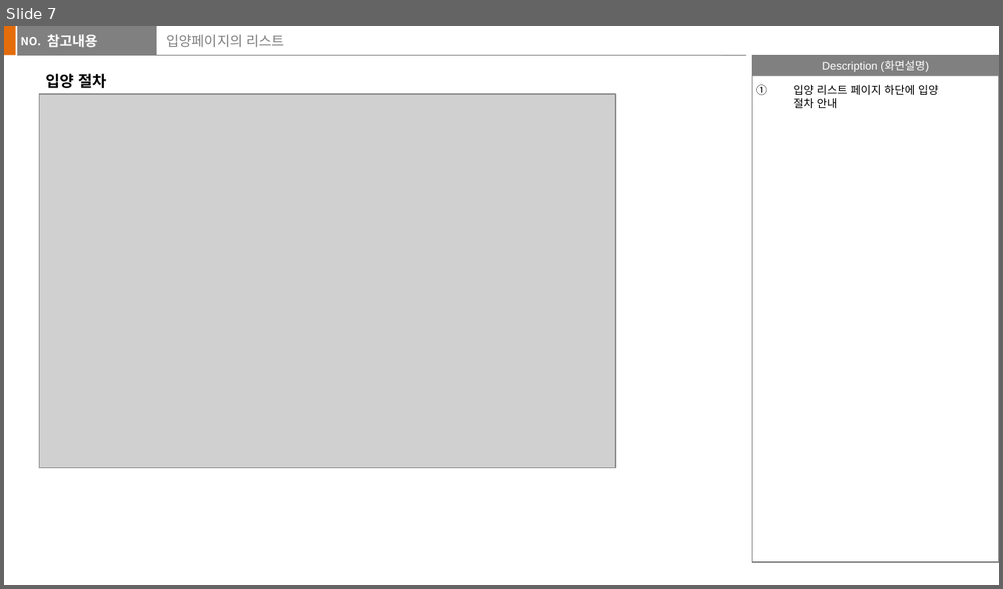
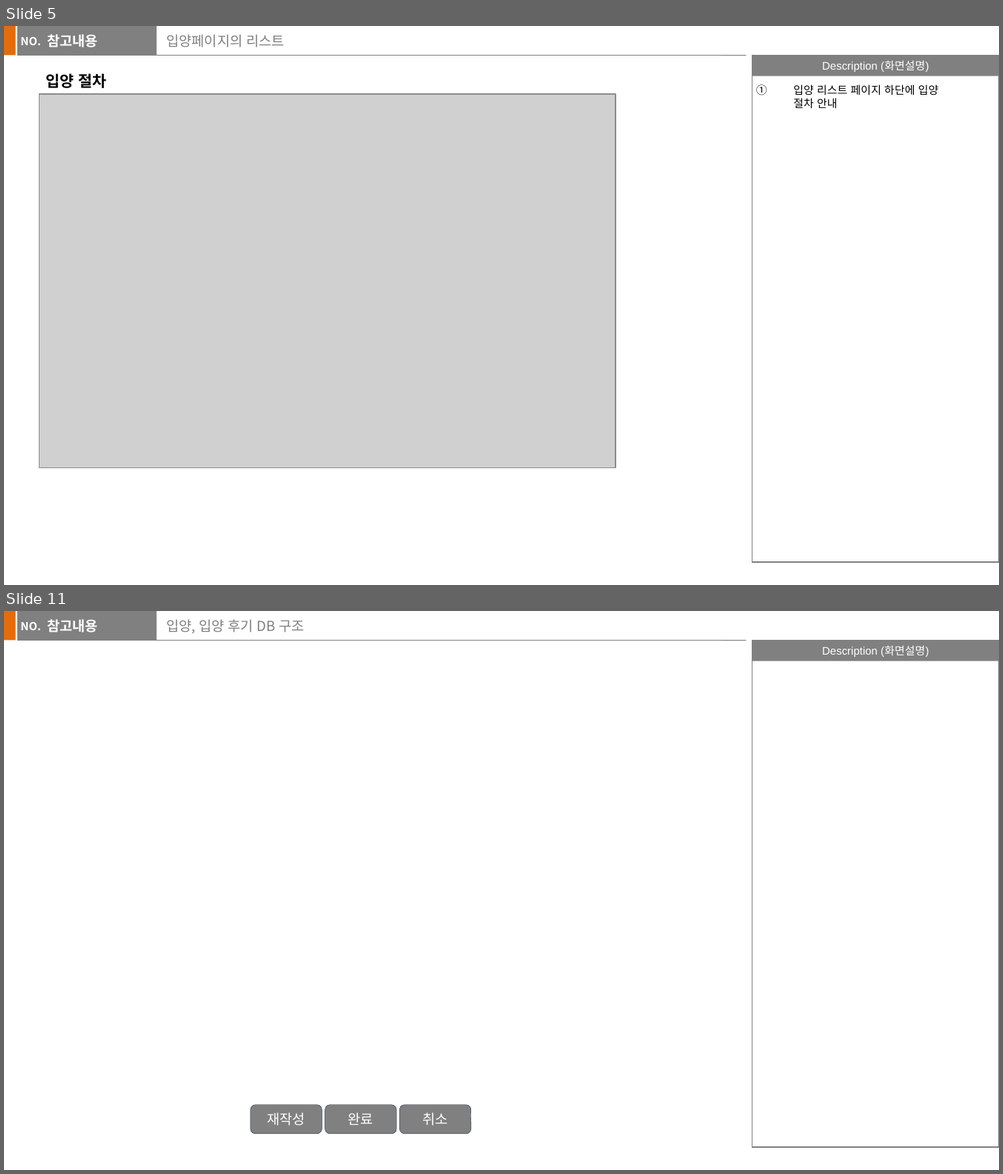
Before and after one commit to jaemikim/Notes, a slide deck: 기획문서/보보 (가칭)_v1-1.pptx. Shown one above the other, each under a label of ours: slide 7 before the commit, slides 5 and 11 after it; the slides between them are not shown. The pictures are 1003x589 and 1003x1174 pixels, drawn with LibreOffice and Linux fonts; fonts in the diff are those of the drawing; grey boxes stand for pictures. Boxes give left, top, right and bottom in pixels: in the first picture for what was removed or moved away, otherwise in the second. Text is boxed around its words. In the diff, an @@ line names an element or a change of style, - is before the commit and + after.

```diff
--- a/기획문서/보보 (가칭)_v1-1.pptx
+++ b/기획문서/보보 (가칭)_v1-1.pptx
@@ slide 11 added at (4, 611, 999, 1170), background #FFFFFF; not listed: 6 template elements that a slide beside it also shows @@
@@ text added at (47, 619, 98, 632), 10 pt, text #FFFFFF, bold @@
+참고내용
@@ title added at (167, 619, 304, 633), 10 pt, text #808080 @@
+입양, 입양 후기 DB 구조
@@ rounded rectangle added at (250, 1105, 322, 1134), fill #808080, outline #233953 0.25 pt, 10 pt, text #FFFFFF @@
+재작성
@@ rounded rectangle added at (325, 1105, 397, 1134), fill #808080, outline #233953 0.25 pt, 10 pt, text #FFFFFF @@
+완료
@@ rounded rectangle added at (400, 1105, 472, 1134), fill #808080, outline #233953 0.25 pt, 10 pt, text #FFFFFF @@
+취소
@@ what was slide 7 is now slide 5 @@
```
Also in this commit, not shown: 5 slides changed, 2 other slides added, 2 slides removed, 4 other files.
